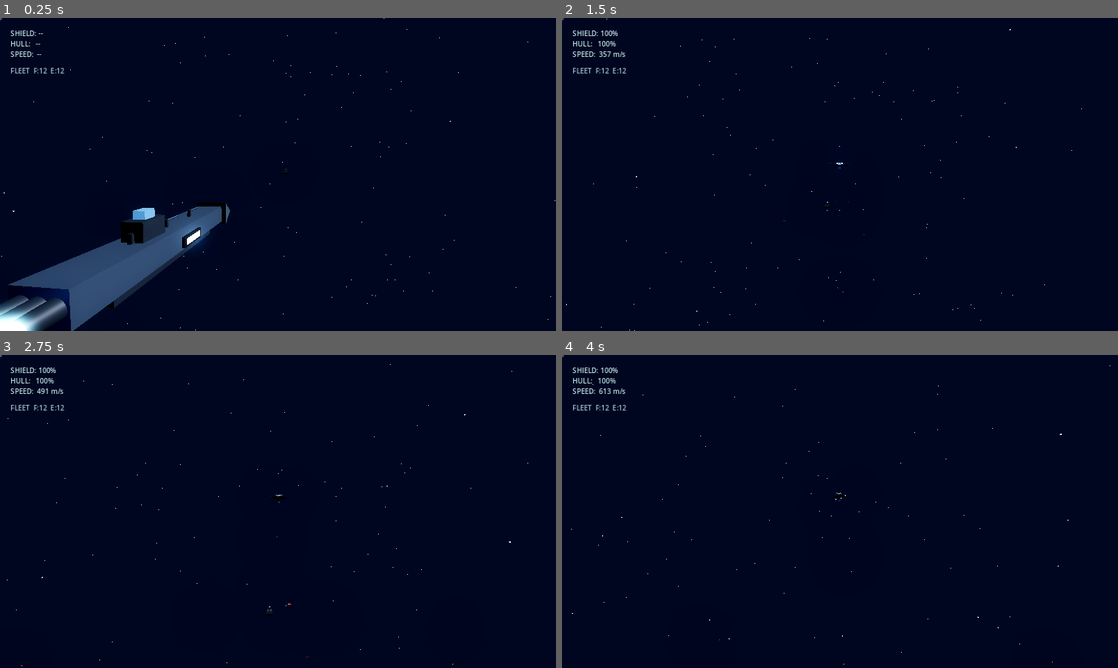
Above: before the commit, frames 1-4 (two rows, left to right).
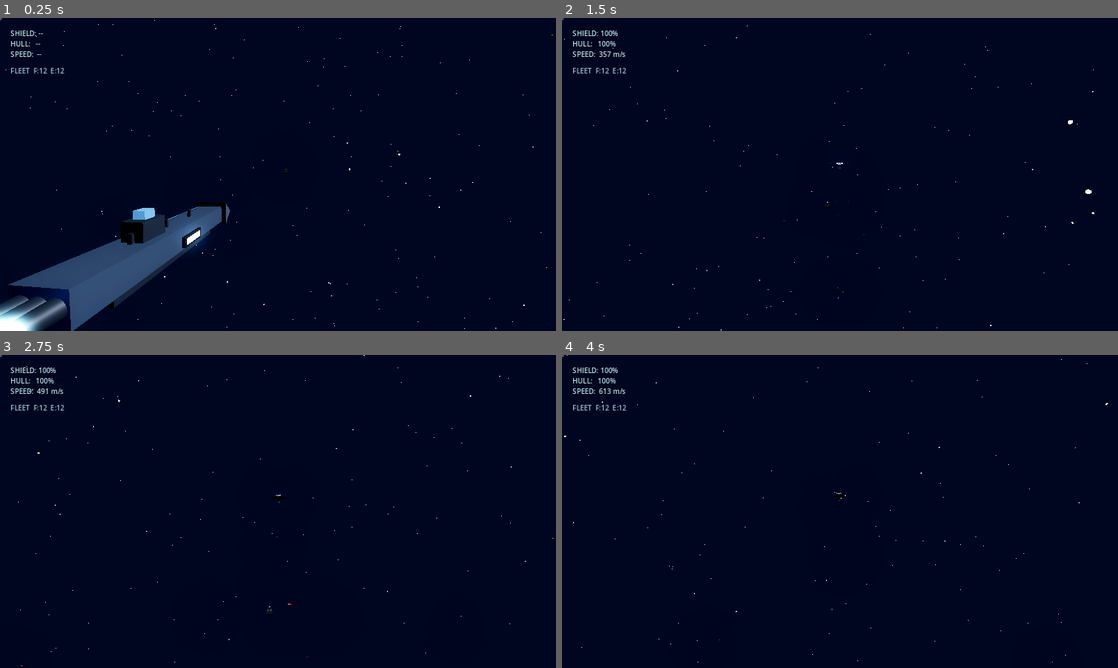
Above: after the commit, the same moments.

Repository: GeneralKnowledge/EternalWar
Game: Godot game, scene res://scenes/main.tscn
Two runs of this game, one before a commit and one after it. Both use one fixed random seed, a clock stepped at 60 frames per second and the inputs below.
Inputs (mouse positions are in pixels of both pictures, inside the frame that each line leads up to):
- Up to frame 1 (0.25 s): no input
- Up to frame 2 (1.5 s): tap Enter at 0.5 s; move the mouse to (867, 174) at 0.52 s; hold Shift (boost) 0.53-1.28 s; hold W (move_forward) from 0.53 s (still down); move the mouse to (812, 174) at 1.27 s; click (812, 174) at 1.35 s
- Up to frame 3 (2.75 s): keep holding W (move_forward); move the mouse to (289, 505) at 2.02 s; tap Tab (target_cycle) at 2.1 s
- Up to frame 4 (4 s): keep holding W (move_forward); move the mouse to (834, 517) at 2.77 s; tap R (target_nearest) at 2.85 s; move the mouse to (878, 514) at 3.52 s; hold Shift (boost) from 3.53 s (still down)

The runs differ from the first frame. In frame 1, less than 0.1% of the frame differs, in the area x 0-100%, y 0-100%; in frame 2, less than 0.1%, in the area x 0-96%, y 0-100%; in frame 3, less than 0.1%; in frame 4, less than 0.1%.

Commit message:
Improve starfield visibility with dual MultiMesh layers
Add a nearer bright star layer and denser field so space reads clearly
under the compatibility renderer during flight.

Co-authored-by: GeneralKnowledge <GeneralKnowledge@users.noreply.github.com>

Diff:
--- a/scripts/starfield.gd
+++ b/scripts/starfield.gd
@@ -3,38 +3,47 @@
 
 ## Efficient starfield using MultiMeshInstance3D — not thousands of Node3Ds.
 
-@export var star_count: int = 1200
-@export var radius: float = 8000.0
+@export var star_count: int = 1800
+@export var radius: float = 12000.0
 
 
 func _ready() -> void:
+	_build_layer(star_count, radius, 1.5, 5.0, 1.4)
+	# Nearer brighter layer for motion parallax
+	_build_layer(int(star_count * 0.25), radius * 0.45, 2.0, 7.0, 2.0)
+
+
+func _build_layer(count: int, rad: float, scale_min: float, scale_max: float, energy: float) -> void:
 	var mmi := MultiMeshInstance3D.new()
 	var mm := MultiMesh.new()
 	mm.transform_format = MultiMesh.TRANSFORM_3D
-	mm.instance_count = star_count
+	mm.instance_count = count
 
 	var mesh := SphereMesh.new()
-	mesh.radius = 2.5
-	mesh.height = 5.0
+	mesh.radius = 1.0
+	mesh.height = 2.0
 	mesh.radial_segments = 4
 	mesh.rings = 2
 	mm.mesh = mesh
 
 	var mat := StandardMaterial3D.new()
 	mat.shading_mode = BaseMaterial3D.SHADING_MODE_UNSHADED
-	mat.albedo_color = Color(0.85, 0.9, 1.0)
+	mat.albedo_color = Color(0.9, 0.93, 1.0)
 	mat.emission_enabled = true
-	mat.emission = Color(0.8, 0.85, 1.0)
-	mat.emission_energy_multiplier = 1.2
+	mat.emission = Color(0.85, 0.9, 1.0)
+	mat.emission_energy_multiplier = energy
+	mat.disable_receive_shadows = true
 	mmi.material_override = mat
 	mmi.multimesh = mm
 	mmi.cast_shadow = GeometryInstance3D.SHADOW_CASTING_SETTING_OFF
 	add_child(mmi)
 
-	for i in range(star_count):
-		var dir := Vector3(randf_range(-1, 1), randf_range(-1, 1), randf_range(-1, 1)).normalized()
-		var dist := randf_range(radius * 0.35, radius)
+	for i in range(count):
+		var dir := Vector3(randf_range(-1, 1), randf_range(-1, 1), randf_range(-1, 1))
+		if dir.length_squared() < 0.001:
+			dir = Vector3.FORWARD
+		dir = dir.normalized()
+		var dist := randf_range(rad * 0.25, rad)
 		var pos := dir * dist
-		var s := randf_range(0.6, 3.5)
-		var xf := Transform3D(Basis.IDENTITY.scaled(Vector3.ONE * s), pos)
-		mm.set_instance_transform(i, xf)
+		var s := randf_range(scale_min, scale_max)
+		mm.set_instance_transform(i, Transform3D(Basis.IDENTITY.scaled(Vector3.ONE * s), pos))
